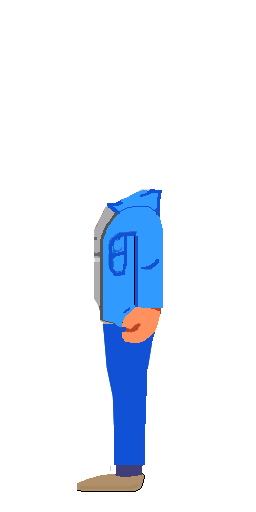
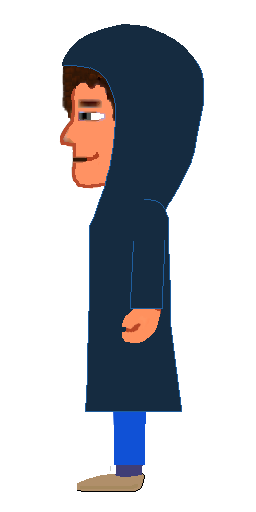
Comparing the layer stacks of the two 256×512 images. Changes:
added layer "Coat L" above "Legs0L" over (x1=62, y1=24, x2=204, y2=412)
showed "HeadL" over (x1=59, y1=29, x2=202, y2=215)
